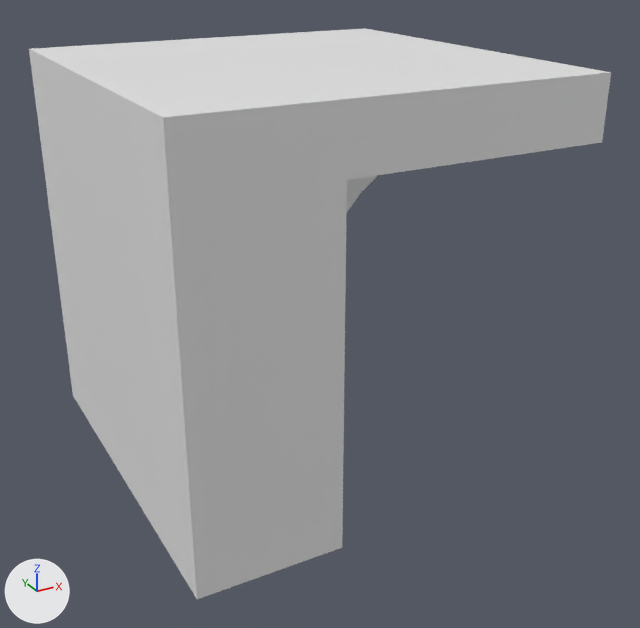
An edit to the OBJ model assets/blocks_merged/cren_bracket.obj, drawn before and after from the same camera.
Camera for both pictures: a camera (50 mm lens) standing at (-0.978, -1.901, 0.788) and looking at (0.026, -0.076, -0.124). The axes (+X, +Y, +Z) are drawn at lower left. The lights are the same throughout. The first picture is the older version. Where no turn or scale is listed for an object, it has been applied to the vertices. Vertices at exactly the same position are counted once.

In view in the first picture: 'cren_bracket'.
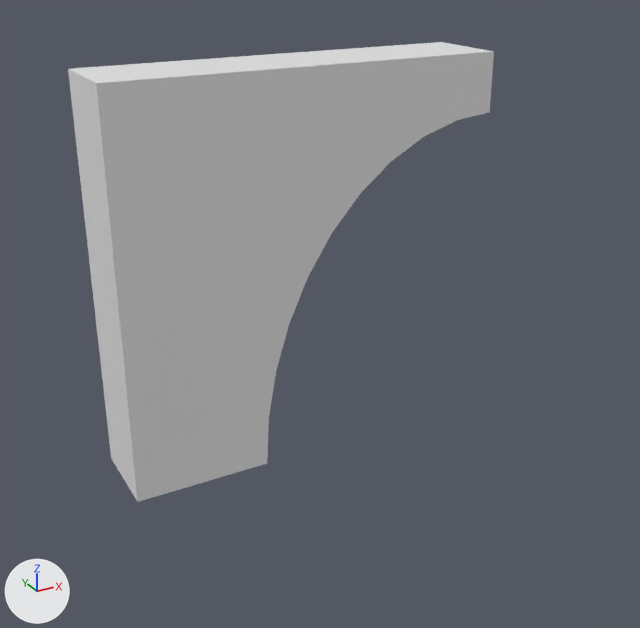
Commit message: Bracket trial: the whole block is 22% wide

Location of each change, [x1, y1, x2, y2] in pixels of the pictures (640 x 628 px):
'cren_bracket', reshaped (27% narrower, 19% shorter)
    before: [29, 28, 611, 599]
    after: [68, 42, 494, 502]

The change, as a diff of the scene's bpy script:
```diff
--- a/assets/blocks_merged/cren_bracket.obj.py
+++ b/assets/blocks_merged/cren_bracket.obj.py
@@ me_cren_bracket @@
 # used by ob_cren_bracket; location = (0.0, 0.0, 0.0)
-me_cren_bracket.from_pydata(...)  # 57 vertices, 110 faces; spans x -0.5..0.5, y -0.5..0.5, z -0.5..0.5
+me_cren_bracket.from_pydata(...)  # 51 vertices, 102 faces; spans x -0.5..0.5, y -0.11..0.11, z -0.5..0.5
+# me_cren_bracket part 1
+# 15 vertices are removed from x -0.5..0.5, y -0.5..0.5, z -0.5..0.5
+# 32 faces are deleted
+# 9 vertices are added at x -0.5..0.5, y -0.11..0.11, z -0.5..0.5
+# 24 new faces join them
```
